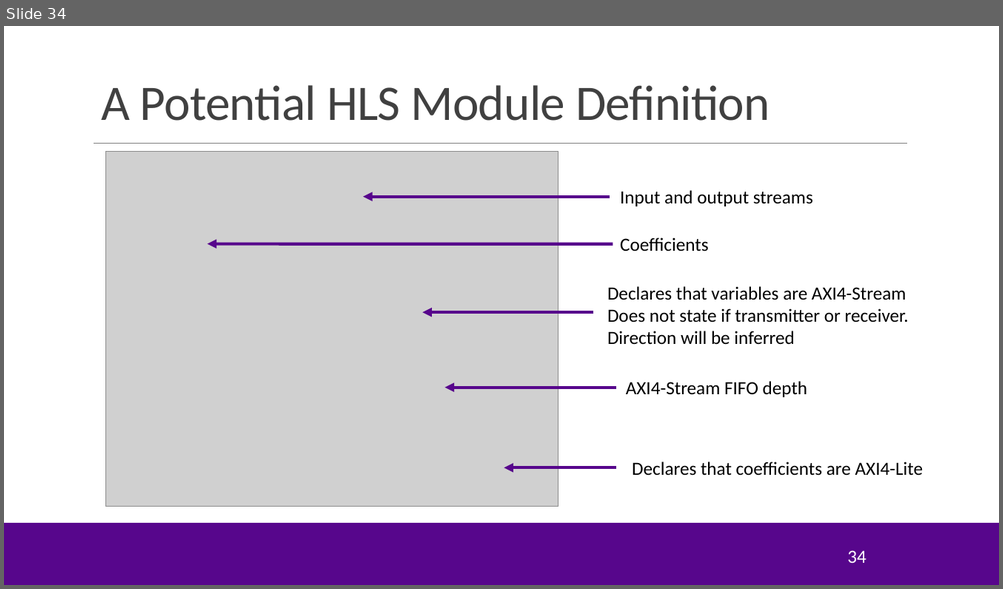
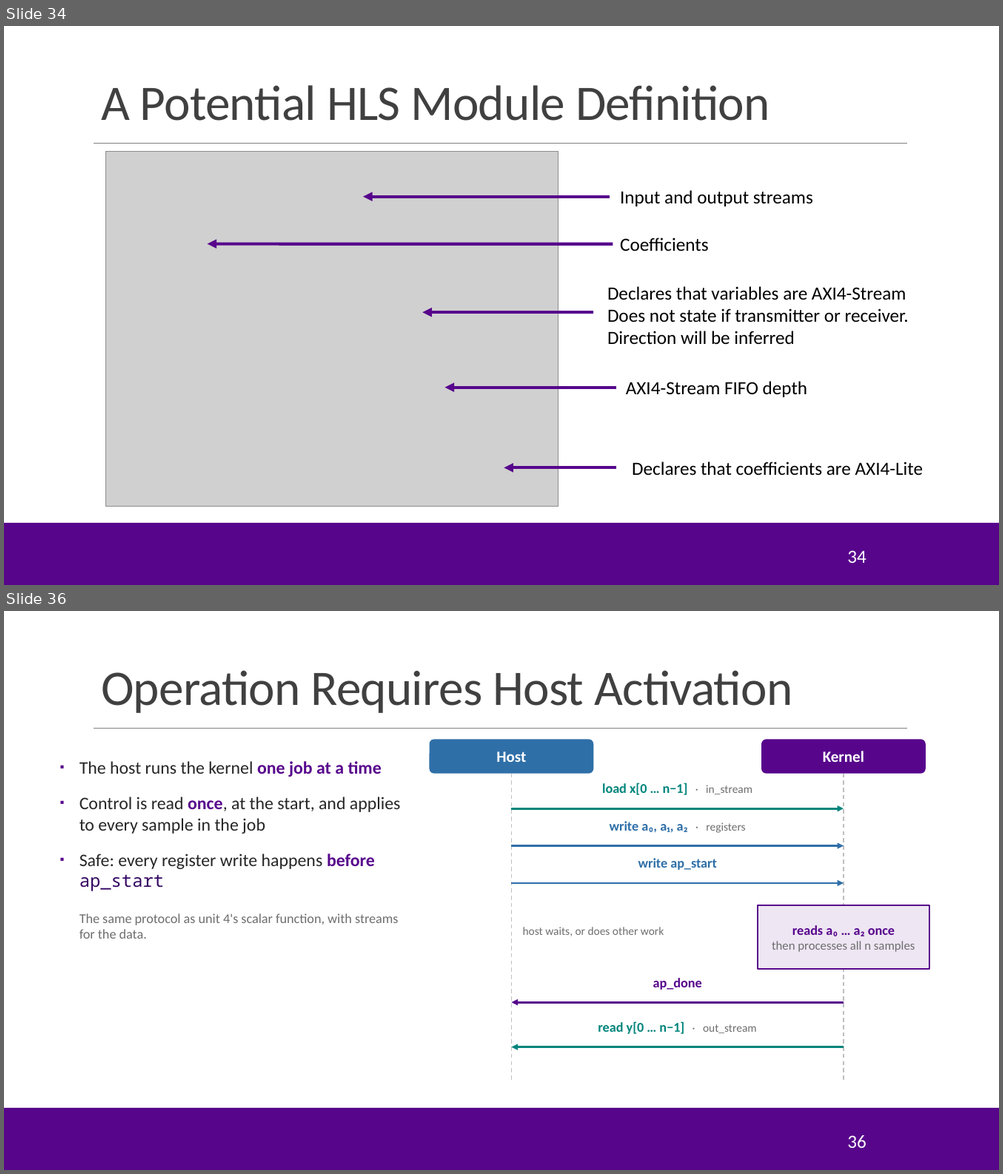
Before and after one commit to sdrangan/hwdesign, a slide deck: units/unit05_fifo/fifo.pptx. Shown one above the other, each under a label of ours: slide 34 before the commit, slides 34 and 36 after it; the slides between them are not shown. The pictures are 1003x589 and 1003x1174 pixels, drawn with LibreOffice and Linux fonts; fonts in the diff are those of the drawing; grey boxes stand for pictures; background and template pictures are left out. Boxes give left, top, right and bottom in pixels: in the first picture for what was removed or moved away, otherwise in the second. Text is boxed around its words. In the diff, an @@ line names an element or a change of style, - is before the commit and + after.

```diff
--- a/units/unit05_fifo/fifo.pptx
+++ b/units/unit05_fifo/fifo.pptx
@@ slide 36 added at <box>4,611,999,1170</box>, background #FFFFFF; not listed: 3 template elements that a slide beside it also shows @@
@@ title added at <box>101,670,792,713</box>, 48 pt, text #404040 @@
+Operation Requires Host Activation
@@ rounded rectangle added at <box>430,739,594,774</box>, fill #2F6FA8, 15 pt, text #FFFFFF, bold @@
+Host
@@ rounded rectangle added at <box>761,739,925,774</box>, fill #57068C, 15 pt, text #FFFFFF, bold @@
+Kernel
@@ text added at <box>79,761,401,939</box>, 17 pt, text #262626 @@
+▪ The host runs the kernel one job at a time
+▪ Control is read once, at the start, and applies to every sample in the job
+▪ Safe: every register write happens before ap_start
+The same protocol as unit 4's scalar function, with streams for the data.
@@ line added from (512, 774) to (512, 1081), #BFBFBF 1 pt dashed @@
@@ text added at <box>602,783,752,795</box>, 13 pt, text #00857C, bold @@
+load x[0 … n−1] · in_stream
@@ line added from (843, 774) to (843, 1081), #BFBFBF 1 pt dashed @@
@@ arrow added from (512, 809) to (843, 809), #00857C 2 pt @@
@@ text added at <box>609,821,745,833</box>, 13 pt, text #2F6FA8, bold @@
+write a₀, a₁, a₂ · registers
@@ arrow added from (512, 846) to (843, 846), #2F6FA8 2 pt @@
@@ text added at <box>638,858,717,870</box>, 13 pt, text #2F6FA8, bold @@
+write ap_start
@@ arrow added from (512, 883) to (843, 883), #2F6FA8 2 pt @@
@@ rectangle added at <box>757,906,929,969</box>, fill #EEE6F3, outline #57068C 1.25 pt, 12 pt, text #6E6E6E @@
+reads a₀ … a₂ once
+then processes all n samples
@@ text added at <box>523,927,663,937</box>, 11 pt, text #6E6E6E @@
+host waits, or does other work
@@ text added at <box>653,978,702,990</box>, 13 pt, text #57068C, bold @@
+ap_done
@@ arrow added from (843, 1002) to (512, 1002), #57068C 2 pt @@
@@ text added at <box>597,1022,757,1034</box>, 13 pt, text #00857C, bold @@
+read y[0 … n−1] · out_stream
@@ arrow added from (843, 1048) to (512, 1048), #00857C 2 pt @@
@@ page number added at <box>847,1136,866,1149</box>, 18 pt, text #FFFFFF @@
+36
```
Also in this commit, not shown: 9 slides changed, 8 other slides added, 4 slides removed, 1 other file.
